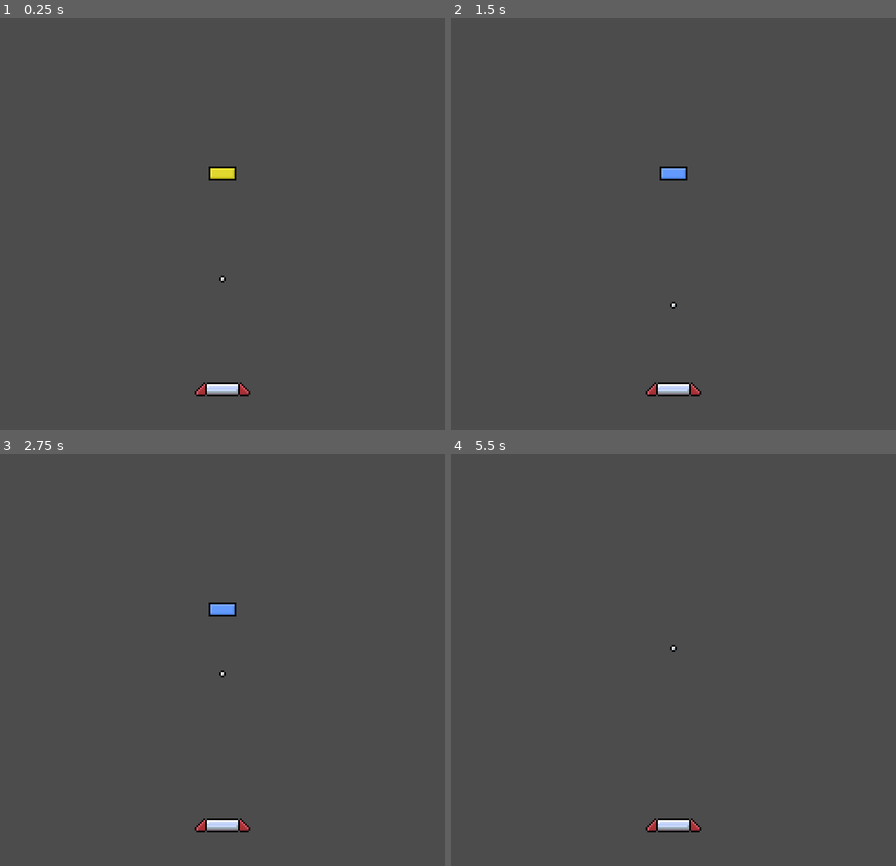
Above: before the commit, frames 1-4 (two rows, left to right).
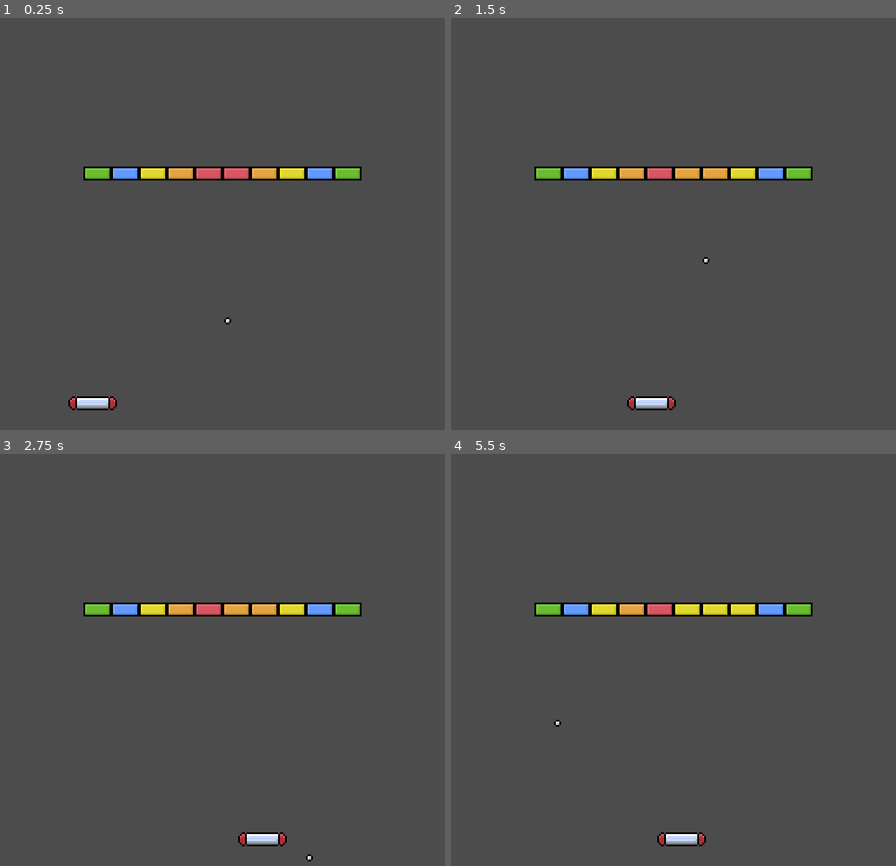
Above: after the commit, the same moments.

Repository: Natumia/Bustout
Game: Godot game, scene res://Levels/Level_1.tscn
Same seed, same stepped clock (60 frames per second), same inputs: the game is played once before the commit and once after it.
Inputs (mouse positions are in pixels of both pictures, inside the frame that each line leads up to):
- Up to frame 1 (0.25 s): no input
- Up to frame 2 (1.5 s): move the mouse to (771, 203) at 0.52 s; move the mouse to (584, 244) at 1.27 s
- Up to frame 3 (2.75 s): move the mouse to (267, 565) at 2.02 s
- Up to frame 4 (5.5 s): move the mouse to (651, 742) at 2.77 s; move the mouse to (807, 721) at 3.52 s; move the mouse to (540, 594) at 4.27 s; move the mouse to (695, 660) at 5.02 s

The runs differ from the first frame. In frame 1, 2.8% of the frame differs, in the area x 15-82%, y 36-96%; in frame 2, 2.8%; in frame 3, 2.8%; in frame 4, 2.9%, in the area x 18-82%, y 36-96%.

Commit message:
Added player Movement, clamped speed of ball and player, added lerp to player to draw paddle to a slow. Added a temp border before background.

Diff:
--- a/Ball/Ball.gd
+++ b/Ball/Ball.gd
@@ -3,13 +3,18 @@
 export var startSpeed = 50
 
 func _ready():
+	startSpeed = clamp(startSpeed, 80, 300)
 	randomize()
 	start_ball()
 
 func start_ball():
 	linear_velocity.y = -startSpeed
-#	linear_velocity.x = rand_range(-20, 20)
+	linear_velocity.x = rand_range(-20, 20)
 
 func _on_Area2D_body_entered(body):
 	if body.is_in_group("Brick"):
 		body.health = body.health - 1
+
+func _integrate_forces(_state):
+	linear_velocity.x = clamp(linear_velocity.x, -startSpeed, startSpeed)
+	linear_velocity.y = clamp(linear_velocity.y, -startSpeed, startSpeed)
--- a/Ball/Ball.tscn
+++ b/Ball/Ball.tscn
@@ -11,12 +11,14 @@
 radius = 2.23607
 
 [node name="Ball" type="RigidBody2D"]
-position = Vector2( 128, 176 )
 physics_material_override = SubResource( 8 )
 gravity_scale = 0.0
 linear_damp = 0.0
 angular_damp = 0.0
 script = ExtResource( 1 )
+__meta__ = {
+"_edit_group_": true
+}
 startSpeed = 100
 
 [node name="Sprite" type="Sprite" parent="."]
--- a/Levels/Level_1.tscn
+++ b/Levels/Level_1.tscn
@@ -1,28 +1,58 @@
 [gd_scene load_steps=4 format=2]
 
-[ext_resource path="res://Player/Paddle.png" type="Texture" id=1]
+[ext_resource path="res://Player/Player.tscn" type="PackedScene" id=1]
 [ext_resource path="res://Ball/Ball.tscn" type="PackedScene" id=2]
 [ext_resource path="res://Bricks/Brick.tscn" type="PackedScene" id=3]
 
 [node name="Level_1" type="Node2D"]
 
-[node name="Player" type="KinematicBody2D" parent="."]
-position = Vector2( 112, 208 )
-__meta__ = {
-"_edit_group_": true
-}
-
-[node name="Sprite" type="Sprite" parent="Player"]
-texture = ExtResource( 1 )
-centered = false
-
-[node name="CollisionPolygon2D" type="CollisionPolygon2D" parent="Player"]
-position = Vector2( -112, -208 )
-polygon = PoolVector2Array( 117, 212, 139, 212, 144, 217, 144, 219, 143, 220, 113, 220, 112, 219, 112, 217 )
-
 [node name="Ball" parent="." instance=ExtResource( 2 )]
+position = Vector2( 128, 200 )
 
 [node name="Bricks" type="Node2D" parent="."]
 
 [node name="Brick" parent="Bricks" instance=ExtResource( 3 )]
+position = Vector2( 112, 88 )
+health = 5
+
+[node name="Brick4" parent="Bricks" instance=ExtResource( 3 )]
+position = Vector2( 128, 88 )
+health = 5
+
+[node name="Brick2" parent="Bricks" instance=ExtResource( 3 )]
+position = Vector2( 144, 88 )
+health = 4
+
+[node name="Brick5" parent="Bricks" instance=ExtResource( 3 )]
+position = Vector2( 160, 88 )
 health = 3
+
+[node name="Brick6" parent="Bricks" instance=ExtResource( 3 )]
+position = Vector2( 80, 88 )
+health = 3
+
+[node name="Brick7" parent="Bricks" instance=ExtResource( 3 )]
+position = Vector2( 64, 88 )
+health = 2
+
+[node name="Brick8" parent="Bricks" instance=ExtResource( 3 )]
+position = Vector2( 176, 88 )
+health = 2
+
+[node name="Brick9" parent="Bricks" instance=ExtResource( 3 )]
+position = Vector2( 192, 88 )
+
+[node name="Brick10" parent="Bricks" instance=ExtResource( 3 )]
+position = Vector2( 48, 88 )
+
+[node name="Brick3" parent="Bricks" instance=ExtResource( 3 )]
+position = Vector2( 96, 88 )
+health = 4
+
+[node name="Player" parent="." instance=ExtResource( 1 )]
+position = Vector2( 128, 224 )
+
+[node name="StaticBody2D" type="StaticBody2D" parent="."]
+
+[node name="CollisionPolygon2D" type="CollisionPolygon2D" parent="StaticBody2D"]
+polygon = PoolVector2Array( 0, 0, 256, 0, 256, 240, 0, 240, 0, -24, -32, -24, -32, 264, 288, 264, 288, -24, 0, -24 )
--- /dev/null
+++ b/Player/Player.gd
@@ -0,0 +1,24 @@
+extends KinematicBody2D
+
+onready var tween = $Tween
+
+var velocity = Vector2.ZERO
+var mousePos = Vector2.ZERO
+
+var maxSpeed =  300
+
+func _ready():
+	# This will need to be set in the Scene Manager and Accessed with the
+	# Pause Button.
+	Input.set_mouse_mode(Input.MOUSE_MODE_HIDDEN)
+
+func _physics_process(_delta):
+	velocity = Vector2.ZERO
+	mousePos = get_local_mouse_position()
+	if abs(mousePos.x) <= 3:
+		velocity.x = 0
+	else:
+		velocity.x = lerp(velocity.x, mousePos.x, 5)
+		velocity.x = clamp(velocity.x, -maxSpeed, maxSpeed)
+
+	velocity = move_and_slide(velocity)
--- /dev/null
+++ b/Player/Player.tscn
@@ -0,0 +1,16 @@
+[gd_scene load_steps=3 format=2]
+
+[ext_resource path="res://Player/Paddle.png" type="Texture" id=1]
+[ext_resource path="res://Player/Player.gd" type="Script" id=2]
+
+[node name="Player" type="KinematicBody2D"]
+script = ExtResource( 2 )
+
+[node name="Sprite" type="Sprite" parent="."]
+texture = ExtResource( 1 )
+
+[node name="CollisionPolygon2D" type="CollisionPolygon2D" parent="."]
+position = Vector2( -128, -216 )
+polygon = PoolVector2Array( 117, 212, 138, 212, 142, 214, 142, 218, 138, 220, 118, 220, 114, 218, 114, 214 )
+
+[node name="Tween" type="Tween" parent="."]
Binary file changed: Player/Paddle.png
